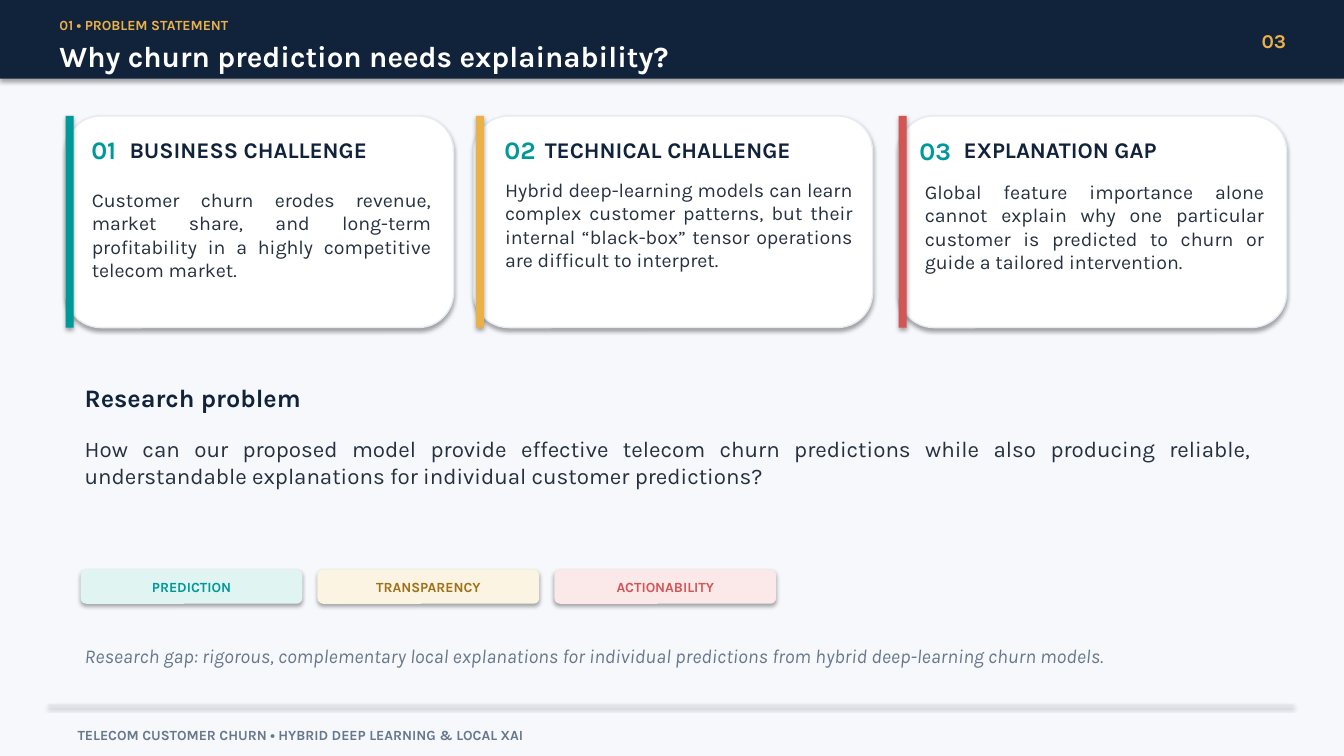
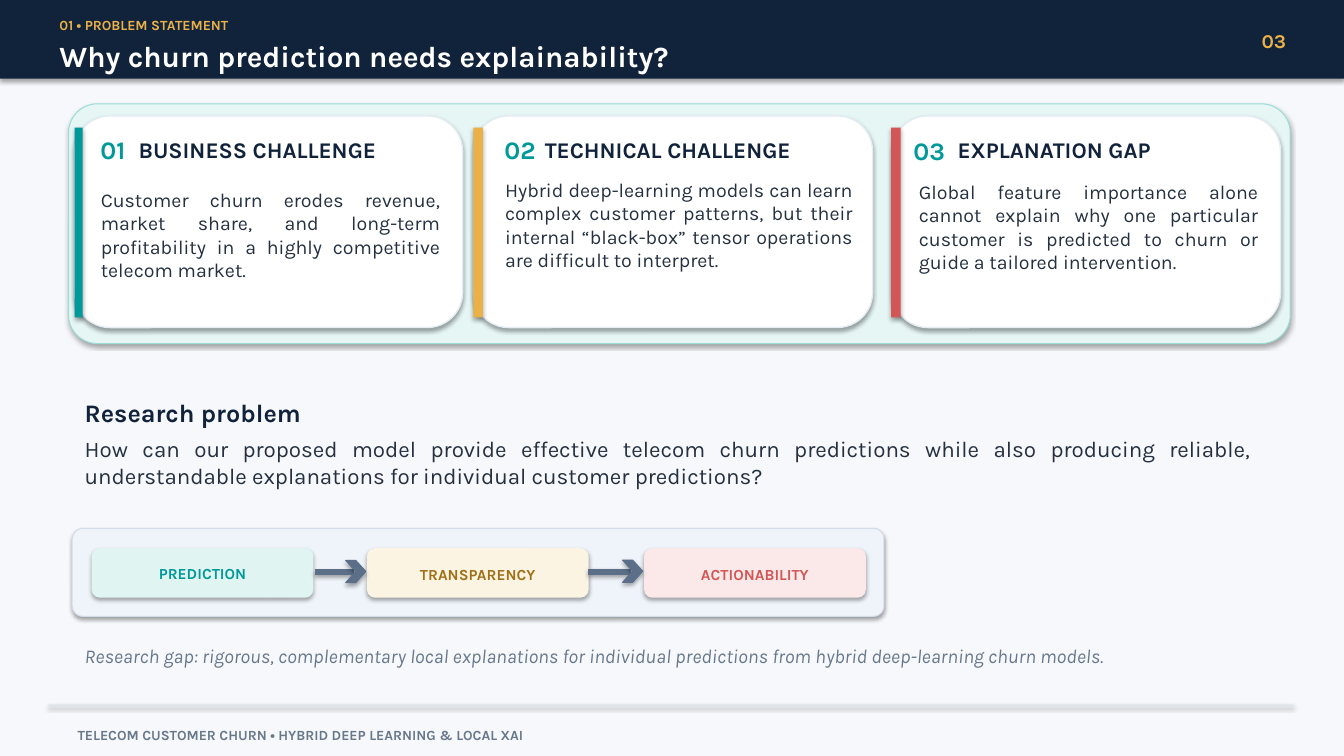
Before and after one commit to FanuelMichael/XAI_course-work, a slide deck: slide 3 of Power-point presentation/Presentation.pptx. Drawn at 1344x756 pixels with LibreOffice and Linux fonts; fonts in the diff are those of the drawing. Boxes give left, top, right and bottom in pixels: in the first picture for what was removed or moved away, otherwise in the second. Text is boxed around its words. In the diff, an @@ line names an element or a change of style, - is before the commit and + after.

```diff
--- a/Power-point presentation/Presentation.pptx
+++ b/Power-point presentation/Presentation.pptx
@@ rounded rectangle added at [69, 104, 1291, 344], fill #E5F6F4, outline #9EDCD8 0.75 pt @@
@@ 3 texts, 1 rounded rectangle: place and size @@
-3 texts, 1 rounded rectangle at [66, 116, 454, 328]
+3 texts, 1 rounded rectangle at [75, 116, 463, 328]
@@ 3 texts, 1 rounded rectangle: place and size @@
-3 texts, 1 rounded rectangle at [898, 116, 1287, 328]
+3 texts, 1 rounded rectangle at [892, 116, 1280, 328]
@@ rectangle: place and size @@
-rectangle at [66, 116, 74, 328]
+rectangle at [75, 128, 83, 318]
@@ rectangle: place and size @@
-rectangle at [476, 116, 484, 328]
+rectangle at [474, 128, 483, 318]
@@ rectangle: place and size @@
-rectangle at [898, 116, 906, 328]
+rectangle at [891, 128, 900, 318]
@@ text "Research problem": place and size @@
-text "Research problem" at [85, 389, 301, 413]
+text "Research problem" at [85, 404, 301, 428]
@@ rounded rectangle added at [73, 528, 884, 616], fill #EFF4FA, outline #D2DCE8 0.75 pt @@
@@ rounded rectangle: place and size @@
-rounded rectangle at [81, 570, 302, 604]
+rounded rectangle at [92, 548, 314, 598]
@@ text "PREDICTION": place and size @@
-text "PREDICTION" at [152, 582, 231, 592]
+text "PREDICTION" at [159, 569, 246, 579]
@@ chevron added at [346, 561, 366, 583], fill #5B6F88, outline #5B6F88 0.75 pt @@
@@ rounded rectangle: place and size @@
-rounded rectangle at [318, 570, 539, 604]
+rounded rectangle at [367, 548, 589, 598]
@@ text "TRANSPARENCY": place and size @@
-text "TRANSPARENCY" at [376, 582, 480, 592]
+text "TRANSPARENCY" at [420, 570, 535, 580]
@@ chevron added at [623, 561, 643, 583], fill #5B6F88, outline #5B6F88 0.75 pt @@
@@ rounded rectangle: place and size @@
-rounded rectangle at [555, 570, 776, 604]
+rounded rectangle at [644, 548, 866, 598]
@@ size 10 to 11 pt in 3 elements at [159, 569, 246, 579], [420, 570, 535, 580], [701, 570, 809, 580] @@
@@ text "ACTIONABILITY": place and size @@
-text "ACTIONABILITY" at [617, 583, 714, 592]
+text "ACTIONABILITY" at [701, 570, 809, 580]
@@ rectangle added at [316, 570, 354, 575], fill #5B6F88, outline #5B6F88 0.75 pt @@
@@ rectangle added at [589, 570, 631, 575], fill #5B6F88, outline #5B6F88 0.75 pt @@
```
Also in this commit, not shown: 6 other slides changed, 1 other file.
